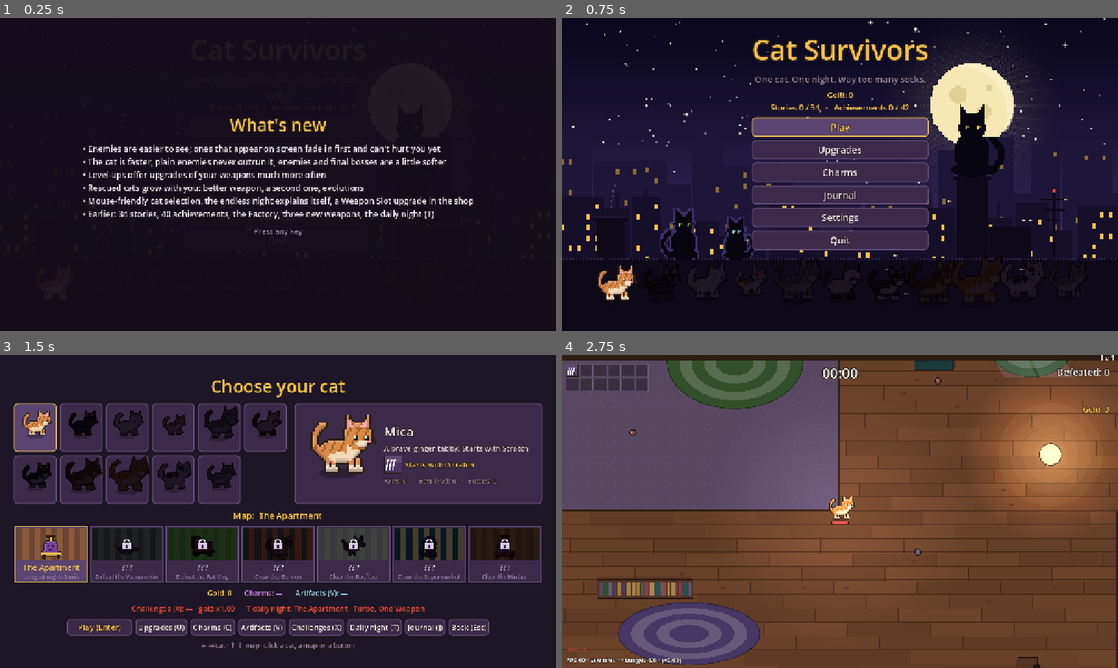
Above: before the commit, frames 1-4 (two rows, left to right).
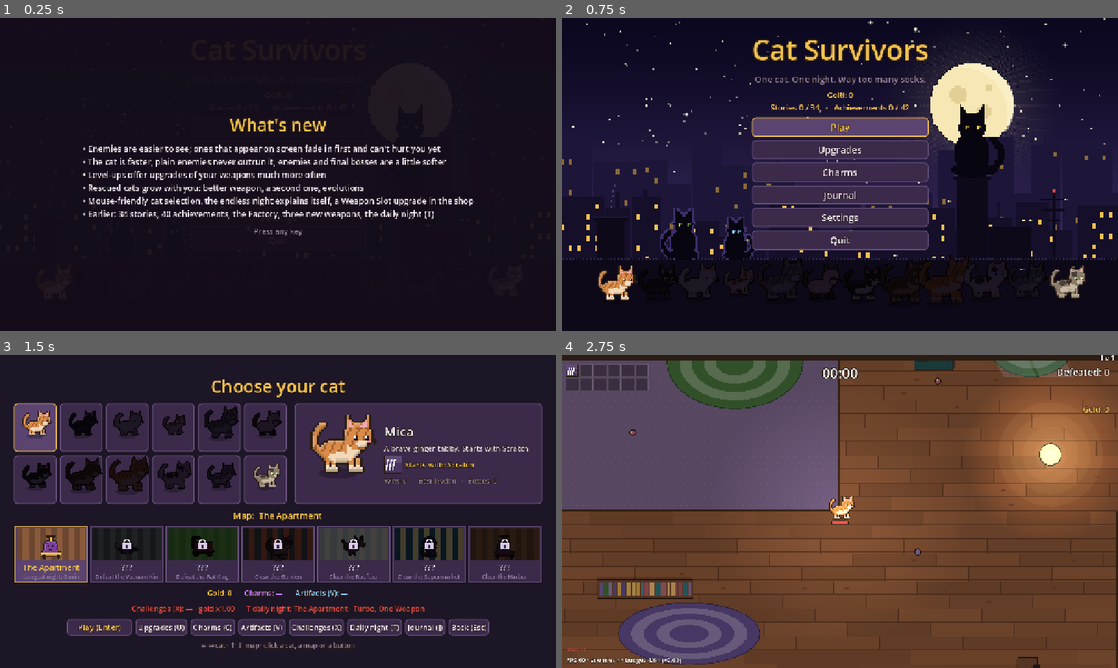
Above: after the commit, the same moments.

Repository: johnniccon01/cat-survivors
Game: Godot game, scene res://scenes/main_menu.tscn
The game is run twice, just before and just after one commit, with the same random seed, the same clock (stepped at 60 frames per second) and the same inputs.
Inputs:
- Up to frame 1 (0.25 s): no input
- Up to frame 2 (0.75 s): click "Play" at 0.5 s
- Up to frame 3 (1.5 s): click "Play" at 1.25 s
- Up to frame 4 (2.75 s): click "Play (Enter)" at 2 s

The runs differ from the first frame. In frame 2, 1.0% of the frame differs, in the area x 18-95%, y 75-90%; in frame 3, 1.1%, in the area x 43-52%, y 32-48%; in frame 4, nothing differs.

Commit message:
New cat: the Stray, who starts with no weapon
Unlocked from the start. Six traps of its own (green, they never hurt
the cat) lie around the start; lure enemies into them for the first
level, which offers weapons only. In return the Stray carries one weapon
more, runs 20 % faster, has a bigger magnet, +25 % experience and +10 %
luck. Its own quest line; the test bot circles traps while it has no
weapon.

Co-Authored-By: Claude Opus 5.5 <noreply@anthropic.com>

Diff:
--- a/assets/sprites/sprites.json
+++ b/assets/sprites/sprites.json
@@ -118,6 +118,17 @@
       "anchor": [
         16.0,
         18.0
+      ],
+      "frames": 4
+    },
+    "STRAY": {
+      "cell": [
+        35,
+        29
+      ],
+      "anchor": [
+        15.6,
+        17.6
       ],
       "frames": 4
     },
--- a/data/cats.json
+++ b/data/cats.json
@@ -138,6 +138,23 @@
     },
     "unlock": "BOLT"
   },
+  "STRAY": {
+    "fur": "#8a7a6a",
+    "dark": "#4a4038",
+    "belly": "#c8b8a0",
+    "eyes": "#9ad04a",
+    "patches": true,
+    "size": 0.95,
+    "weapon": "",
+    "bonus": {
+      "weapon_slots": 1.0,
+      "speed": 0.2,
+      "magnet": 40.0,
+      "growth": 0.25,
+      "luck": 0.1
+    },
+    "unlocked": true
+  },
   "ANGEL": {
     "fur": "#fffaf0",
     "dark": "#e8dcc0",
--- a/data/questbook.json
+++ b/data/questbook.json
@@ -1558,6 +1558,53 @@
           }
         }
       ]
+    },
+    "CATS_STRAY": {
+      "chapter": "cats",
+      "cat": "STRAY",
+      "text": "CATLINE",
+      "tiers": [
+        {
+          "type": "stat",
+          "keys": [
+            "wins_cat:STRAY"
+          ],
+          "target": 1,
+          "reward": {
+            "gold": 300
+          }
+        },
+        {
+          "type": "stat",
+          "keys": [
+            "best_level_cat:STRAY"
+          ],
+          "target": 40,
+          "reward": {
+            "gold": 400
+          }
+        },
+        {
+          "type": "stat",
+          "keys": [
+            "bosses_cat:STRAY"
+          ],
+          "target": 25,
+          "reward": {
+            "gold": 500
+          }
+        },
+        {
+          "type": "stat",
+          "keys": [
+            "wins_cat:STRAY"
+          ],
+          "target": 5,
+          "reward": {
+            "gold": 1000
+          }
+        }
+      ]
     }
   }
 }
--- a/locale/translations.csv
+++ b/locale/translations.csv
@@ -1390,3 +1390,8 @@
 SET_LOW_FX,"Effect saver (fewer effects, smoother on laptops)","Úsporný režim (menej efektov, plynulejšie na notebooku)","Úsporný režim (méně efektů, plynulejší na notebooku)"
 BOSS_CHEST_TITLE,Boss chest – pick one!,Truhlica bossa – vyber si!,Truhla bosse – vyber si!
 BOSS_CHEST_JACKPOT,Jackpot! You get all three!,Jackpot! Dostávaš všetky tri!,Jackpot! Dostáváš všechny tři!
+CAT_STRAY_NAME,Stray,Túlavec,Tulák
+CAT_STRAY_DESC,"A street cat with nothing but its wits. Starts with no weapon – lure enemies into traps for the first level. Fast, lucky, learns quickly and carries one weapon more.","Pouličná mačka, ktorá má len svoj rozum. Začína bez zbrane – prvý level získaš nalákaním nepriateľov do pascí. Rýchla, šťastná, rýchlo sa učí a unesie o zbraň viac.","Pouliční kočka, která má jen svůj rozum. Začíná bez zbraně – první level získáš nalákáním nepřátel do pastí. Rychlá, šťastná, rychle se učí a unese o zbraň víc."
+CAT_STRAY_HINT,,,
+SELECT_NO_WEAPON,No weapon – use the traps!,Bez zbrane – využi pasce!,Bez zbraně – využij pasti!
+STRAY_TIP,No weapon! Lure enemies into the traps to reach your first level.,Bez zbrane! Nalákaj nepriateľov do pascí a získaj prvý level.,Bez zbraně! Nalákej nepřátele do pastí a získej první level.
--- a/scripts/main.gd
+++ b/scripts/main.gd
@@ -133,6 +133,8 @@
 ## the cat is carrying it.
 var _page_time := INF
 ## Artifact timers (hourglass, magnet core) and their strength.
+## Traps laid around the start for a cat with no weapon.
+const STRAY_TRAPS := 6
 ## Chance (times luck) that a boss chest gives all three upgrades.
 const BOSS_CHEST_JACKPOT := 0.05
 const HOURGLASS_RADIUS := 360.0
@@ -283,6 +285,17 @@
 		var dev := DevPanel.new()
 		dev.main = self
 		add_child(dev)
+	# A cat with no weapon (the Stray) gets traps around the start to earn its
+	# first level with.
+	if player.weapon_count() == 0:
+		var trap_ids: Array = spawner.stage().get("traps", ["MOUSETRAP"])
+		for i in STRAY_TRAPS:
+			var trap := Trap.new()
+			trap.position = player.position + Vector2.from_angle(TAU * i / STRAY_TRAPS + 0.3) * randf_range(90.0, 170.0)
+			trap.setup(trap_ids[i % trap_ids.size()], self)
+			trap.friendly = true
+			add_child(trap)
+		hud.show_banner.call_deferred(tr("STRAY_TIP"), 6.0)
 	if "--traps" in _args:
 		var i := 0
 		for trap_id: String in GameData.traps:
--- a/scripts/player/player.gd
+++ b/scripts/player/player.gd
@@ -116,7 +116,9 @@
 		for arg: String in GameData.args():
 			if arg.begins_with("--start-weapon="):
 				return arg.trim_prefix("--start-weapon=").split(",")
-	return PackedStringArray([GameData.cats[cat_id]["weapon"]])
+	var weapon: String = GameData.cats[cat_id]["weapon"]
+	# The Stray starts with nothing: its first level comes from traps.
+	return PackedStringArray([weapon]) if weapon != "" else PackedStringArray()
 
 
 ## The bestiary shows weapons and passives once the played cat has had them.
@@ -416,6 +418,15 @@
 	_bot_t += delta
 	var wander := Vector2(cos(_bot_t * 0.3), sin(_bot_t * 0.5))
 	var manager: EnemyManager = get_tree().get_first_node_in_group("enemy_manager")
+	# No weapon yet (the Stray): circle the nearest trap so enemies run into it.
+	if weapon_count() == 0:
+		var best: Node2D = null
+		for node in get_parent().get_children():
+			if node is Trap and (best == null or position.distance_to(node.position) < position.distance_to(best.position)):
+				best = node
+		if best != null:
+			var goal := best.position + Vector2.from_angle(_bot_t * 1.5) * 45.0
+			return (goal - position).normalized()
 	# Standing in a quest zone matters more than dodging (while healthy).
 	var quest_here: Quest = get_parent().quests.active if get_parent().get("quests") else null
 	if quest_here != null and quest_here.started and hp > max_hp * 0.5 and quest_here.target_position().distance_to(position) < 40.0:
--- a/scripts/progression/upgrades.gd
+++ b/scripts/progression/upgrades.gd
@@ -42,7 +42,9 @@
 		elif not owned_only and player.weapon_count() < player.max_weapons() and not _has_evolution_of(player, id):
 			pool.append({"kind": "weapon", "id": id, "level": 1, "weight": data.get("rarity", 100)})
 	_add_branch_offers(player, pool)
-	for id: String in GameData.passives:
+	# Without any weapon (the Stray), the first level-up offers weapons only.
+	var weaponless := player.weapon_count() == 0 and not owned_only
+	for id: String in GameData.passives if not weaponless else []:
 		var data: Dictionary = GameData.passives[id]
 		var lvl: int = player.passives.get(id, 0)
 		if lvl == 0 and (owned_only or player.passives.size() >= Player.MAX_PASSIVES):
--- a/scripts/ui/character_select.gd
+++ b/scripts/ui/character_select.gd
@@ -231,12 +231,12 @@
 	_big.walking = unlocked
 	var weapon: String = GameData.cats[id]["weapon"]
 	_weapon_icon.id = weapon
-	_weapon_icon.visible = unlocked
+	_weapon_icon.visible = unlocked and weapon != ""
 	_weapon_icon.queue_redraw()
 	if unlocked:
 		_name.text = tr("CAT_%s_NAME" % id)
 		_desc.text = tr("CAT_%s_DESC" % id)
-		_weapon_label.text = tr("SELECT_START_WEAPON") % tr("WEAPON_%s_NAME" % weapon)
+		_weapon_label.text = tr("SELECT_START_WEAPON") % tr("WEAPON_%s_NAME" % weapon) if weapon != "" else tr("SELECT_NO_WEAPON")
 		_cat_stats.text = tr("SELECT_CAT_STATS") % [Profile.get_stat("wins_cat:" + id), Profile.get_stat("best_level_cat:" + id), Profile.get_stat("bosses_cat:" + id)]
 	else:
 		_name.text = tr("SELECT_LOCKED")
--- a/scripts/world/trap.gd
+++ b/scripts/world/trap.gd
@@ -13,6 +13,8 @@
 var id := ""
 var data: Dictionary
 var main: Node
+## The cat's own trap (the Stray's start): it only ever hurts enemies.
+var friendly := false
 
 var _type := "snap"
 var _active := true
@@ -58,7 +60,7 @@
 		return
 	var r := float(data["radius"])
 	var victims: Array[Enemy] = main.enemies.query_radius(position, r)
-	var cat_in: bool = position.distance_to(main.player.position) < r + Player.RADIUS
+	var cat_in: bool = not friendly and position.distance_to(main.player.position) < r + Player.RADIUS
 	if victims.is_empty() and not cat_in:
 		return
 	_active = false
@@ -97,7 +99,7 @@
 		cat_hit = position.distance_to(main.player.position) < r + Player.RADIUS
 	for e in victims:
 		_hurt(e)
-	if cat_hit:
+	if cat_hit and not friendly:
 		main.player.take_damage(float(data["player_damage"]))
 
 
@@ -141,7 +143,11 @@
 
 
 func _draw() -> void:
-	_draw_danger()
+	if friendly:
+		# Green: safe for the cat.
+		draw_arc(Vector2.ZERO, float(data.get("radius", 20.0)) + 6.0, 0.0, TAU, 28, Color(0.4, 0.9, 0.45, 0.7), 2.0)
+	else:
+		_draw_danger()
 	match id:
 		"RAKE":
 			# Tines down, handle up: steps on it and the handle swings.
Binary file added: assets/sprites/cat_stray.png
Not shown, added: assets/sprites/cat_stray.png.import
Binary file changed: locale/translations.cs.translation
Binary file changed: locale/translations.en.translation
Binary file changed: locale/translations.sk.translation
Not shown, changed: tools/run_checks.sh
